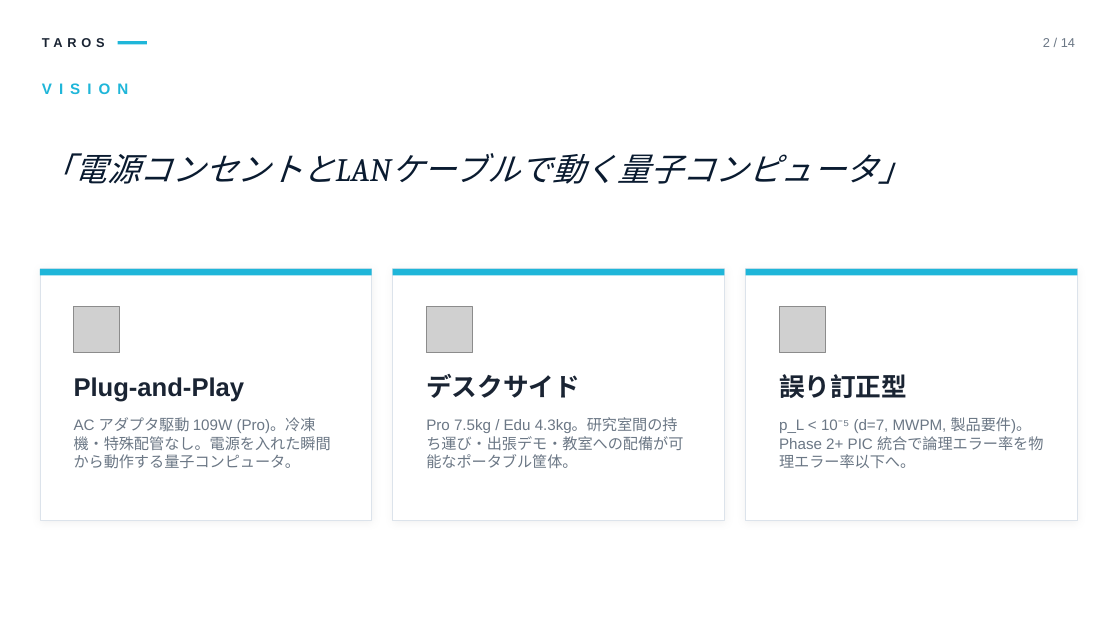
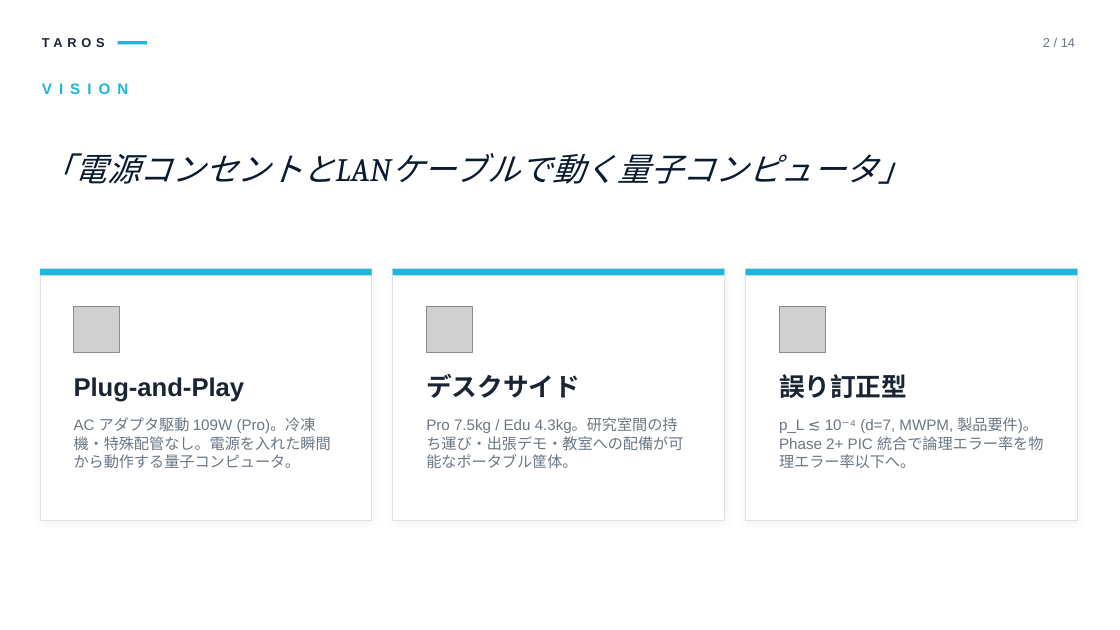
Before and after one commit to TomohiroTani28/Taros, a slide deck: slide 2 of assets/TAROS_Investor_Pitch_Revised.pptx. Drawn at 1120x630 pixels with LibreOffice and Linux fonts; fonts in the diff are those of the drawing; grey boxes stand for pictures. Boxes give left, top, right and bottom in pixels: in the first picture for what was removed or moved away, otherwise in the second. Text is boxed around its words. In the diff, an @@ line names an element or a change of style, - is before the commit and + after.

```diff
--- a/assets/TAROS_Investor_Pitch_Revised.pptx
+++ b/assets/TAROS_Investor_Pitch_Revised.pptx
@@ text at [779,417,1043,468]: text changed @@
-p_L < 10⁻⁵ (d=7, MWPM, 製品要件)。Phase 2+ PIC 統合で論理エラー率を物理エラー率以下へ。
+p_L ≲ 10⁻⁴ (d=7, MWPM, 製品要件)。Phase 2+ PIC 統合で論理エラー率を物理エラー率以下へ。
```
Also in this commit, not shown: 7 other slides changed, 2 other files.
